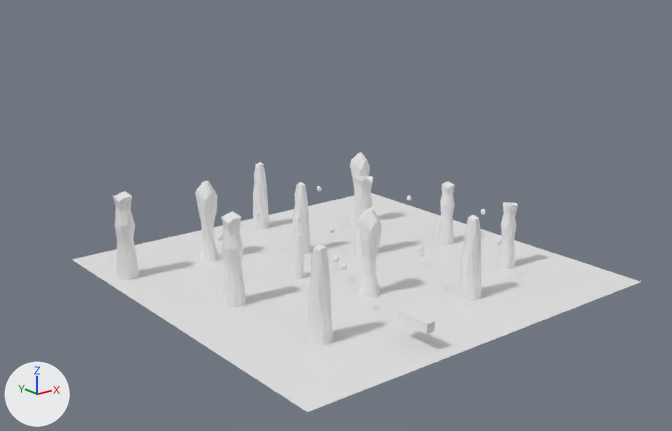
Renders of the Blender file scenes/level.blend from each side of a commit.
One viewpoint serves both versions: a 50 mm camera at (-889.0, -1082.0, 529.0) aimed at (-40.0, -22.0, 105.0). Every picture has the same lights, and +X, +Y and +Z are marked at lower left. The picture after the commit comes second.

The first picture shows 'Dragon', 'Ocean', 'Pillar', 'Pillar.001', 'Pillar.002', 'Pillar.003', 'Pillar.004', 'Pillar.006', 'Pillar.008', 'Pillar.009', 'Pillar.010', 'Pillar.011', 'Pillar.012' and 2 more.
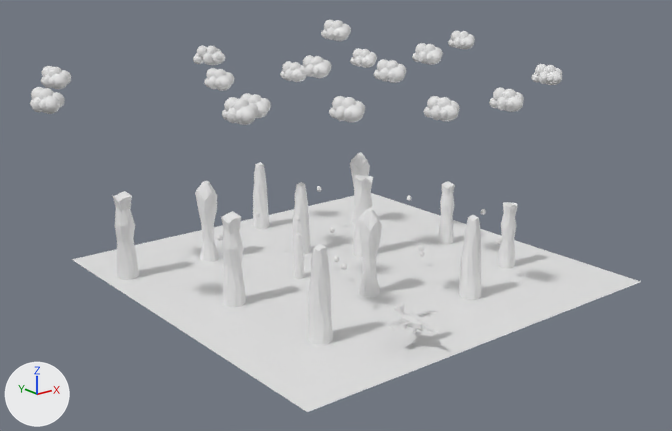
Changed parts and their boxes (x1, y1, x2, y2) in the pictures (672 x 431 px):
'Sphere.010', added: after (222, 97, 259, 125)
'Sphere.009', added: after (329, 96, 365, 122)
'Sphere.016', added: after (30, 87, 65, 114)
'Sphere.011', added: after (424, 96, 460, 121)
'Dragon', moved, rescaled (18% wider, 19% taller): before (398, 308, 435, 334); after (394, 303, 438, 334)
'Sphere.001', added: after (489, 88, 524, 112)
'Sphere.012', added: after (374, 59, 406, 83)
'Sphere.015', added: after (41, 66, 71, 89)
'Sphere.006', added: after (300, 55, 331, 78)
'Sphere.004', added: after (204, 68, 234, 91)
'Sphere.002', added: after (412, 43, 443, 65)
'Sphere.013', added: after (531, 64, 562, 85)
'Sphere.008', added: after (321, 20, 351, 41)
'Sphere.017', added: after (193, 46, 225, 65)
'Sphere.007', added: after (350, 48, 377, 68)
'Sphere.005', added: after (280, 61, 307, 82)
'Sphere.014', added: after (448, 31, 475, 49)
'Sphere.003', added: after (241, 93, 271, 118)
'WingL', now drawn: after (389, 319, 410, 329)
'WingR', added: after (416, 310, 439, 318)

Edits to the bpy script that builds the scene:
```text
Change ob_dragon:
    ob_dragon.location: (-105.0, -270.0, 34.0) -> (-109.0, -270.0, 34.0)
    ob_dragon.scale: (7.0, 28.0, 7.0) -> (10.1, 18.3, 5.27)
Add ob_sphere_017:
    ob_sphere_017 = bpy.data.objects.new('Sphere.017', me_sphere_017)  # a UV sphere (32 segments, 16 rings, poles along z) spanning x -1.0..1.0, y -1.0..1.0, z -1.0..1.0; a UV sphere (32 segments, 16 rings, poles along z) spanning x -0.18..2.52, y -3.05..1.87, z -1.22..1.29; a UV sphere (32 segments, 16 rings, poles along z) spanning x 1.03..3.31, y -2.11..0.28, z -0.63..1.5; a UV sphere (32 segments, 16 rings, poles along z) spanning x 0.75..3.04, y -0.63..3.21, z -0.9..1.23; a UV sphere (32 segments, 16 rings, poles along z) spanning x -0.48..1.81, y 0.15..2.43, z -0.06..2.07; a UV sphere (32 segments, 16 rings, poles along z) spanning x -0.06..2.22, y -1.52..0.77, z -0.06..2.07; a UV sphere (32 segments, 16 rings, poles along z) spanning x -0.47..1.05, y -2.21..-0.69, z -0.65..0.77; a UV sphere (32 segments, 16 rings, poles along z) spanning x -0.48..1.81, y 0.92..3.2, z -1.01..0.62
    ob_sphere_017.location = (-75.0, 278.0, 314.0)
    ob_sphere_017.rotation_euler = (0.0, 0.0, 0.731)  # degrees (0, 0, 42)
    ob_sphere_017.scale = (9.28, 8.68, 9.98)
Add ob_sphere_016:
    ob_sphere_016 = bpy.data.objects.new('Sphere.016', me_sphere_017.copy())
    ob_sphere_016.location = (-444.0, 87.0, 307.0)
    ob_sphere_016.scale = (9.28, 8.68, 9.98)
Add ob_sphere_015:
    ob_sphere_015 = bpy.data.objects.new('Sphere.015', me_sphere_017.copy())
    ob_sphere_015.location = (-367.0, 242.0, 310.0)
    ob_sphere_015.scale = (9.28, 8.68, 9.98)
Add ob_sphere_014:
    ob_sphere_014 = bpy.data.objects.new('Sphere.014', me_sphere_017.copy())
    ob_sphere_014.location = (368.0, 129.0, 321.0)
    ob_sphere_014.scale = (9.28, 8.68, 9.98)
Add ob_sphere_013:
    ob_sphere_013 = bpy.data.objects.new('Sphere.013', me_sphere_017.copy())
    ob_sphere_013.location = (331.0, -103.0, 289.0)
    ob_sphere_013.scale = (9.28, 8.68, 9.98)
Add ob_sphere_012:
    ob_sphere_012 = bpy.data.objects.new('Sphere.012', me_sphere_017.copy())
    ob_sphere_012.location = (29.0, -52.0, 317.0)
    ob_sphere_012.scale = (9.28, 8.68, 9.98)
Add ob_sphere_011:
    ob_sphere_011 = bpy.data.objects.new('Sphere.011', me_sphere_017.copy())
    ob_sphere_011.location = (3.0, -188.0, 284.0)
    ob_sphere_011.scale = (9.28, 8.68, 9.98)
Add ob_sphere_010:
    ob_sphere_010 = bpy.data.objects.new('Sphere.010', me_sphere_017.copy())
    ob_sphere_010.location = (-267.0, -99.0, 300.0)
    ob_sphere_010.scale = (9.28, 8.68, 9.98)
Add ob_sphere_009:
    ob_sphere_009 = bpy.data.objects.new('Sphere.009', me_sphere_017.copy())
    ob_sphere_009.location = (-127.0, -142.0, 292.0)
    ob_sphere_009.scale = (9.28, 8.68, 9.98)
Add ob_sphere_008:
    ob_sphere_008 = bpy.data.objects.new('Sphere.008', me_sphere_017.copy())
    ob_sphere_008.location = (51.0, 104.0, 362.0)
    ob_sphere_008.scale = (9.28, 8.68, 9.98)
Add ob_sphere_007:
    ob_sphere_007 = bpy.data.objects.new('Sphere.007', me_sphere_017.copy())
    ob_sphere_007.location = (198.0, 208.0, 294.0)
    ob_sphere_007.scale = (9.28, 8.68, 9.98)
Add ob_sphere_005:
    ob_sphere_005 = bpy.data.objects.new('Sphere.005', me_sphere_017.copy())
    ob_sphere_005.location = (27.0, 187.0, 288.0)
    ob_sphere_005.scale = (9.28, 8.68, 9.98)
Add ob_sphere_004:
    ob_sphere_004 = bpy.data.objects.new('Sphere.004', me_sphere_017.copy())
    ob_sphere_004.location = (-144.0, 149.0, 297.0)
    ob_sphere_004.scale = (9.28, 8.68, 9.98)
Add ob_sphere_003:
    ob_sphere_003 = bpy.data.objects.new('Sphere.003', me_sphere_017.copy())
    ob_sphere_003.location = (-180.0, 0.0, 282.0)
    ob_sphere_003.scale = (9.28, 8.68, 9.98)
Add ob_sphere_002:
    ob_sphere_002 = bpy.data.objects.new('Sphere.002', me_sphere_017.copy())
    ob_sphere_002.location = (164.0, 8.0, 325.0)
    ob_sphere_002.scale = (9.28, 8.68, 9.98)
Add ob_sphere_001:
    ob_sphere_001 = bpy.data.objects.new('Sphere.001', me_sphere_017.copy())
    ob_sphere_001.location = (129.0, -194.0, 283.0)
    ob_sphere_001.scale = (9.28, 8.68, 9.98)
Add ob_sphere_006:
    ob_sphere_006 = bpy.data.objects.new('Sphere.006', me_sphere_017.copy())
    ob_sphere_006.location = (-35.0, 46.0, 318.0)
    ob_sphere_006.scale = (9.28, 8.68, 9.98)
Add ob_wingr:
    ob_wingr = bpy.data.objects.new('WingR', me_cube_023)  # 72 vertices, 54 faces; spans x 0.0..2.13, y -2.86..0.14, z -5.26..5.26
    ob_wingr.parent = ob_dragon
    ob_wingr.location = (3.731, 3.388, 1.16)
    ob_wingr.scale = (4.91, 2.07, 0.0554)
```
